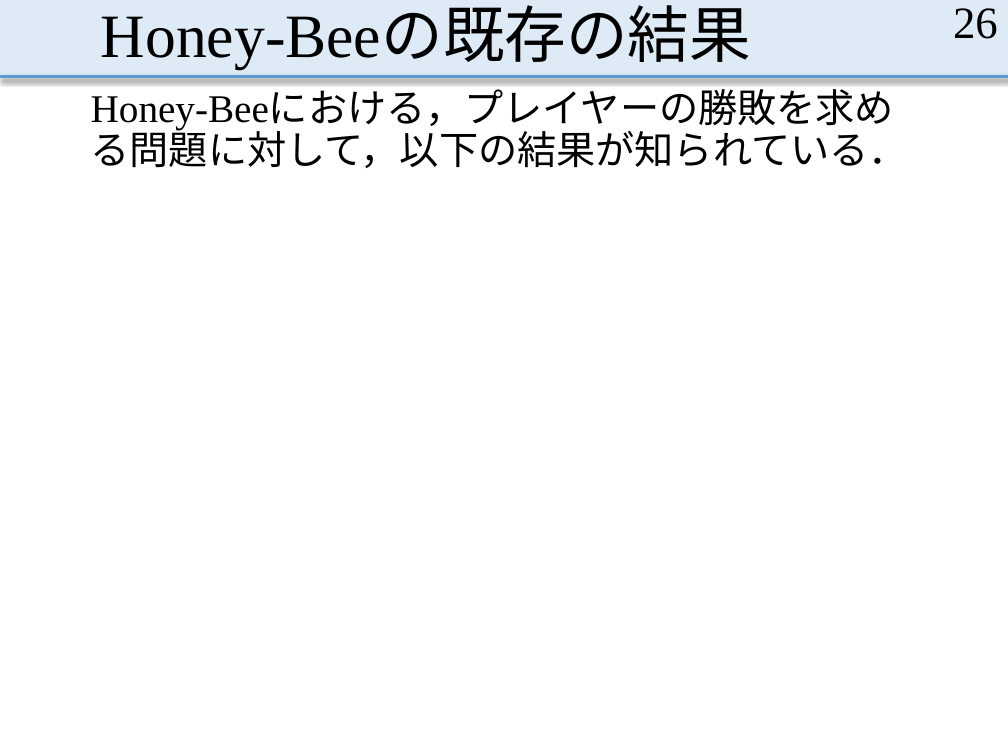
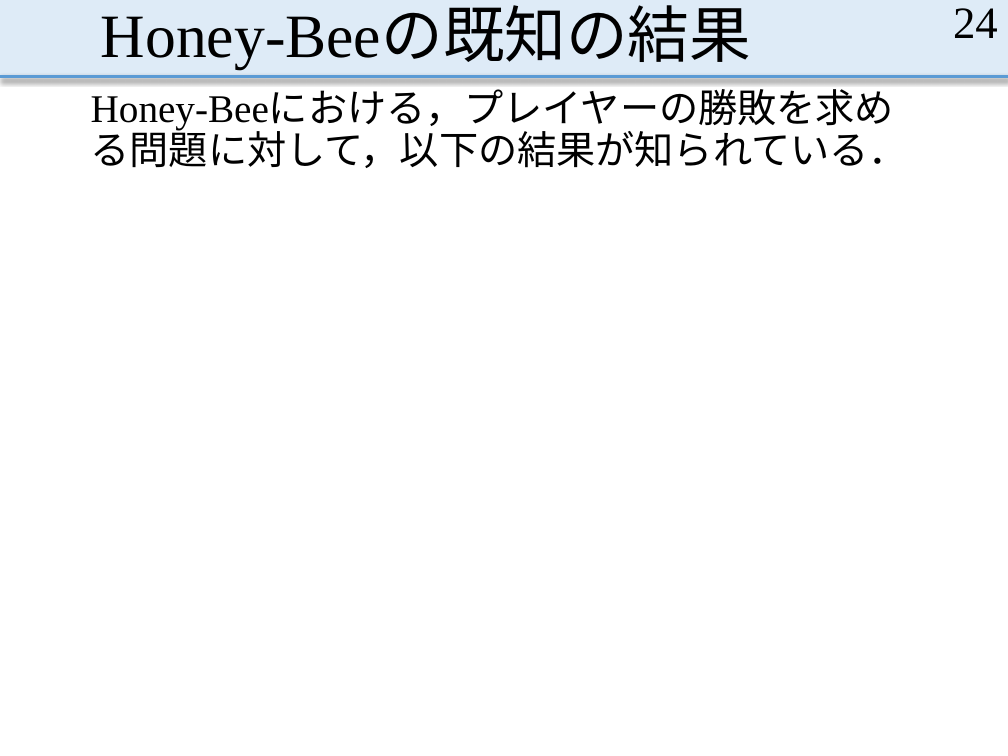
Before and after one commit to MasayaOda/SR, a slide deck: slide 24 of 中間発表1210.pptx (slide 26 before the commit). Drawn at 1008x756 pixels with LibreOffice and Linux fonts; fonts in the diff are those of the drawing. Boxes give left, top, right and bottom in pixels: in the first picture for what was removed or moved away, otherwise in the second. Text is boxed around its words. In the diff, an @@ line names an element or a change of style, - is before the commit and + after.

```diff
--- a/中間発表1210.pptx
+++ b/中間発表1210.pptx
@@ title at bbox=[101, 9, 751, 69]: text changed @@
-Honey-Beeの既存の結果
+Honey-Beeの既知の結果
@@ page number at bbox=[953, 8, 998, 38]: text changed @@
-26
+24
```
Also in this commit, not shown: 8 other slides changed, 9 slides added.
